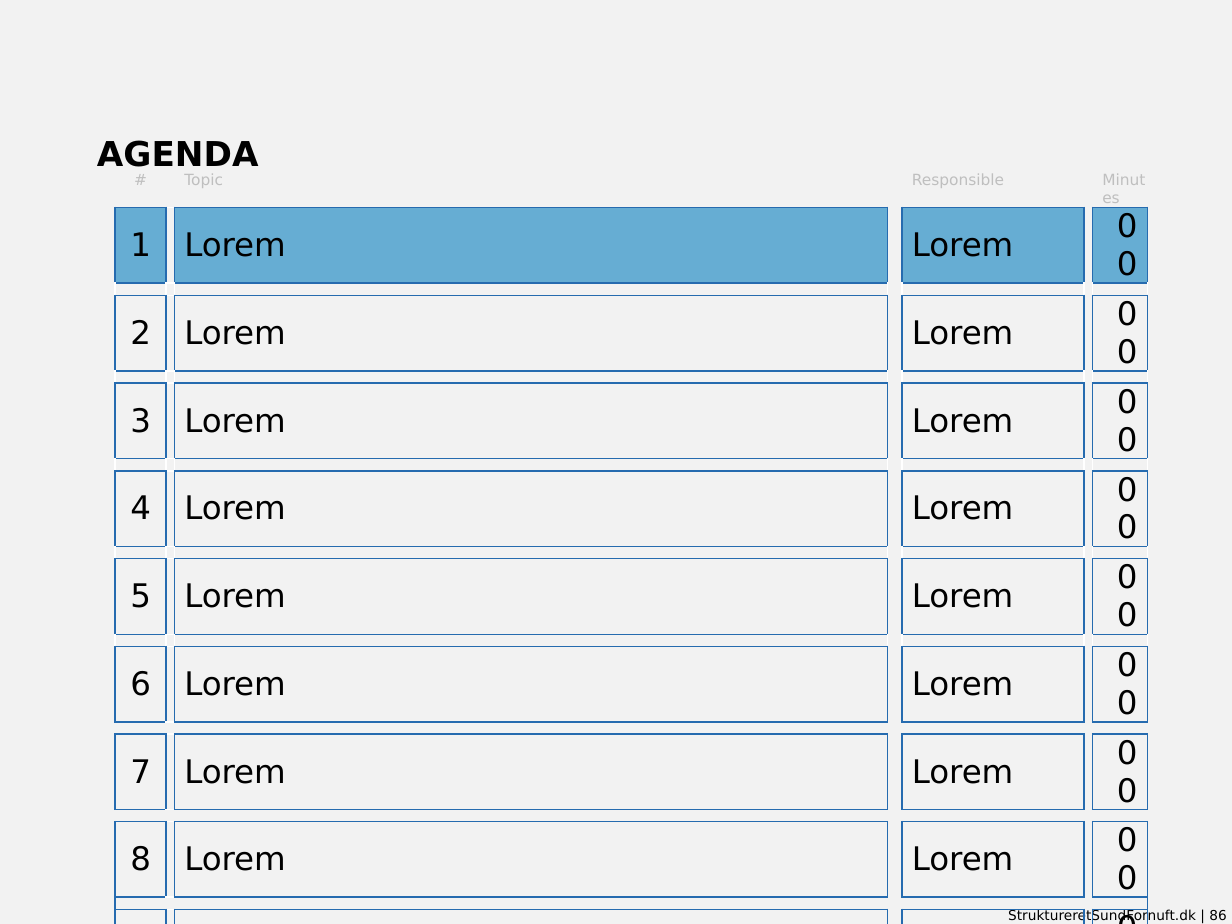
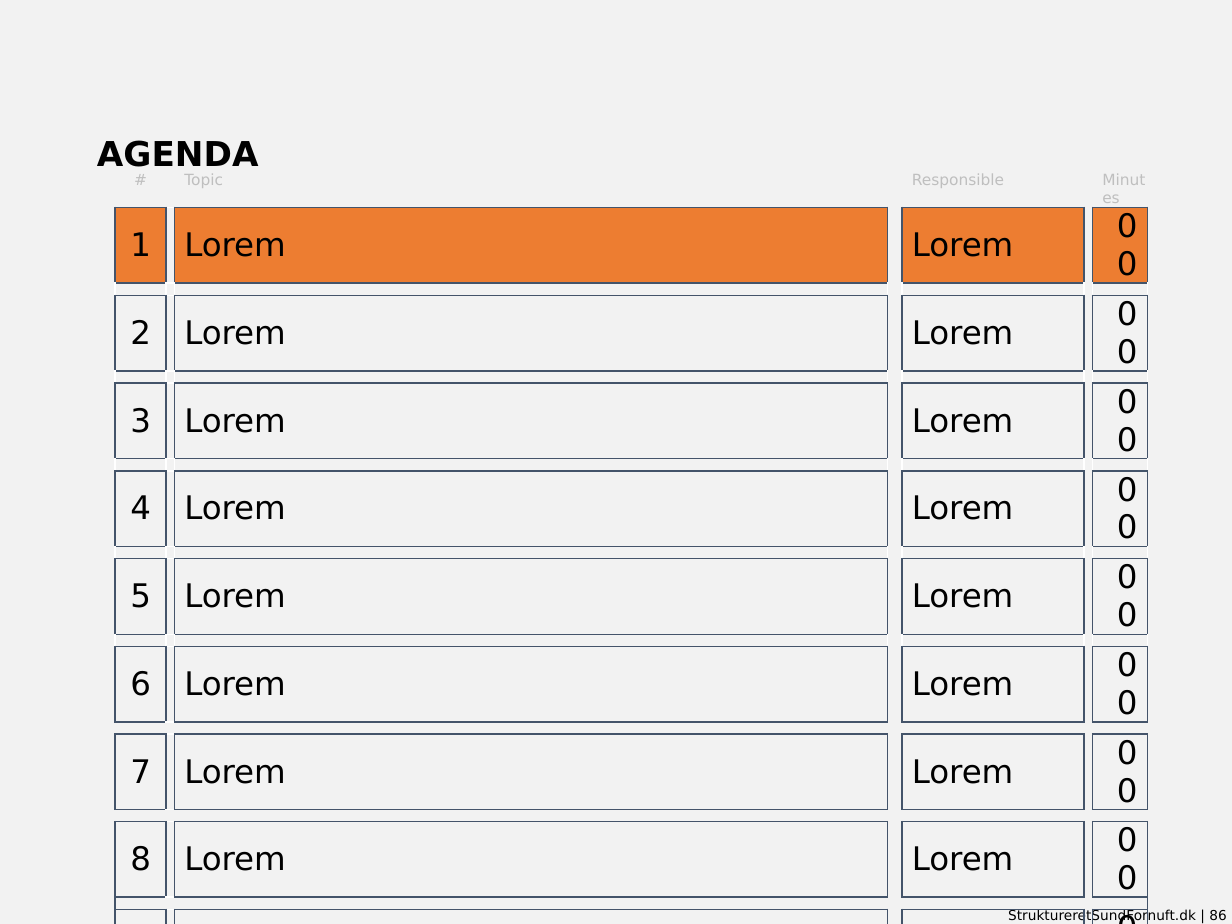
Before and after one commit to dannbleeker/SSF-Slide-Elements, a slide deck: slide 86 of template/library-4x3.pptx. Drawn at 1232x924 pixels with LibreOffice and Linux fonts; fonts in the diff are those of the drawing. Boxes give left, top, right and bottom in pixels: in the first picture for what was removed or moved away, otherwise in the second. Text is boxed around its words. In the diff, an @@ line names an element or a change of style, - is before the commit and + after.

```diff
--- a/template/library-4x3.pptx
+++ b/template/library-4x3.pptx
@@ table at <box>116,171,1143,875</box> @@
@@ fill #66ADD3 to #ED7D31 in 4 cells @@
@@ borders changed @@
```
Also in this commit, not shown: 25 other slides changed, 13 other files.
